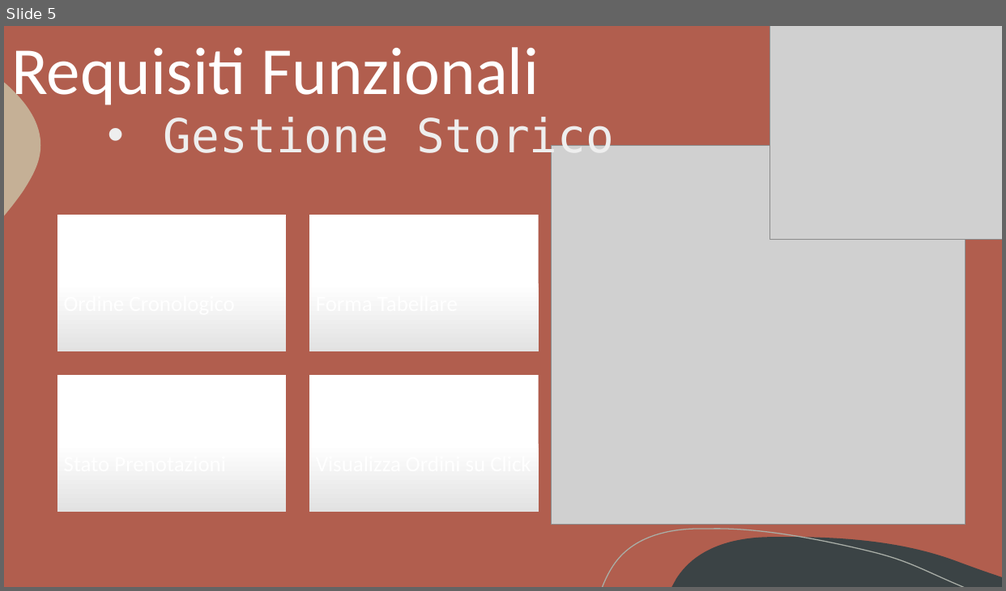
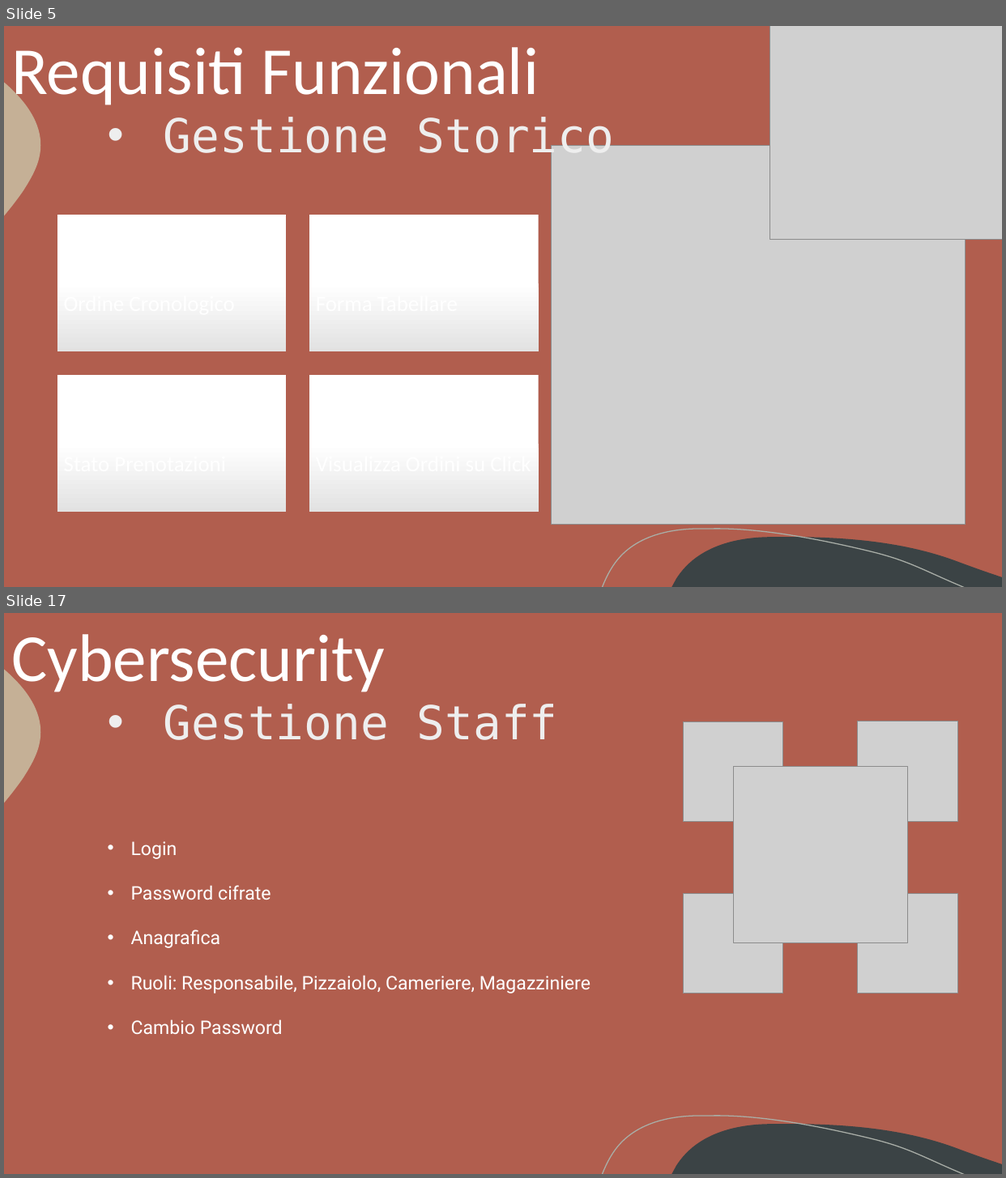
Before and after one commit to Gabriele-P03/Progetto_Ing_Web, a slide deck: appunti/PP/Presentazione.pptx. Shown one above the other, each under a label of ours: slide 5 before the commit, slides 5 and 17 after it; the slides between them are not shown. The pictures are 1006x591 and 1006x1178 pixels, drawn with LibreOffice and Linux fonts; fonts in the diff are those of the drawing; grey boxes stand for pictures. Boxes give left, top, right and bottom in pixels: in the first picture for what was removed or moved away, otherwise in the second. Text is boxed around its words. In the diff, an @@ line names an element or a change of style, - is before the commit and + after.

```diff
--- a/appunti/PP/Presentazione.pptx
+++ b/appunti/PP/Presentazione.pptx
@@ slide 17 added at (4, 613, 1002, 1174), background #B15E4E; not listed: 3 template elements that a slide beside it also shows @@
@@ title added at (11, 634, 384, 697), 64.8 pt, text #FFFFFF @@
+Cybersecurity
@@ text added at (164, 704, 558, 740), 45 pt, text #EEEEEE @@
+• Gestione Staff
@@ picture added at (683, 722, 782, 821) @@
@@ picture added at (859, 722, 957, 821) @@
@@ picture added at (733, 767, 908, 944) @@
@@ text added at (131, 841, 590, 1034), 18 pt, text #FFFFFF @@
+• Login
+• Password cifrate
+• Anagrafica
+• Ruoli: Responsabile, Pizzaiolo, Cameriere, Magazziniere
+• Cambio Password
@@ picture added at (683, 894, 782, 994) @@
@@ picture added at (859, 894, 957, 994) @@
```
Also in this commit, not shown: 1 slide changed, 13 other slides added, 1 other file.
